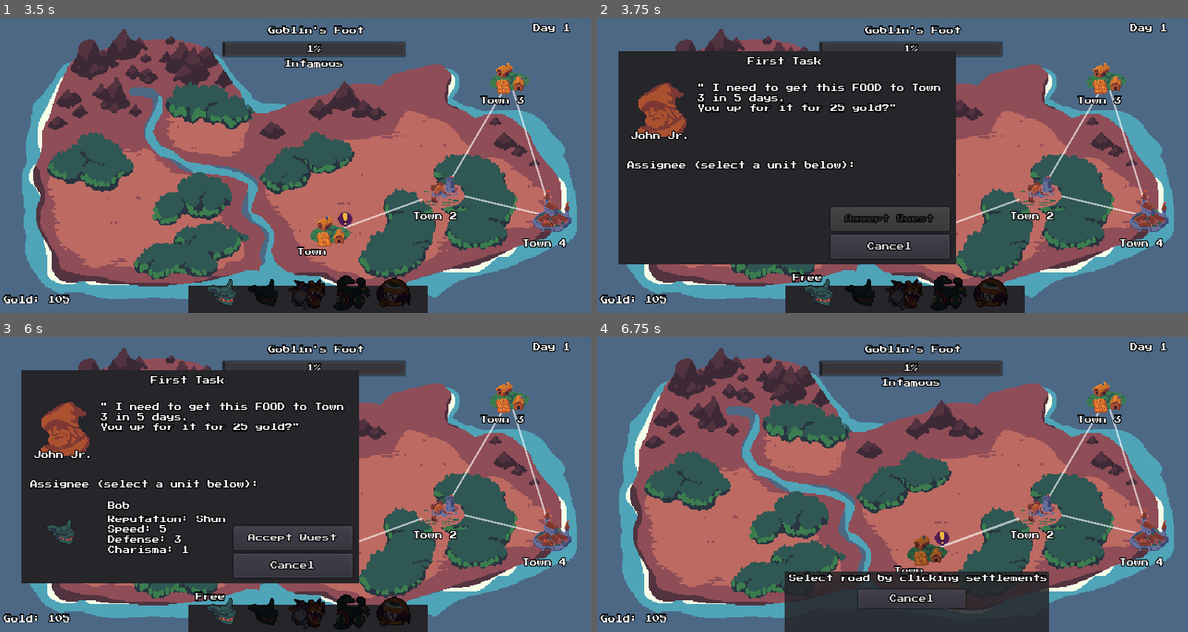
Above: before the commit, frames 1-4 (two rows, left to right).
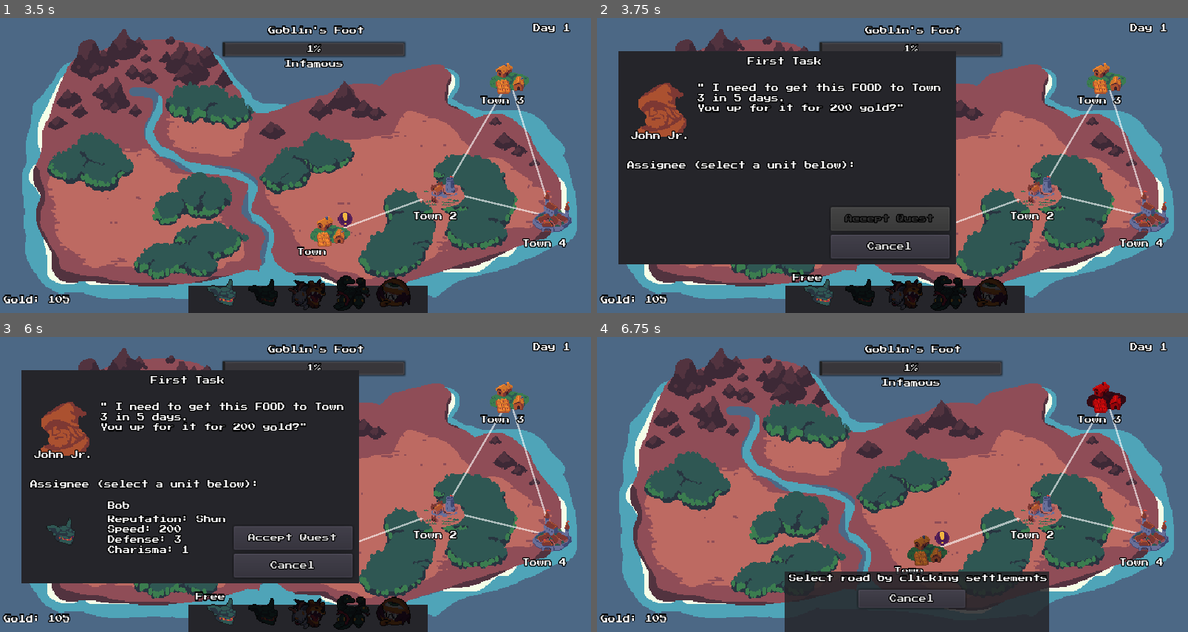
Above: after the commit, the same moments.

Repository: coderaurus/ludumdare-53
Game: Godot game, scene res://scenes/Main.tscn
Same seed, same stepped clock (60 frames per second), same inputs: the game is played once before the commit and once after it. The engine's default icon, where the game draws it, is replaced by a stand-in: a white triangle on a blue panel in a dark square.
Inputs (mouse positions are in pixels of both pictures, inside the frame that each line leads up to):
- Up to frame 1 (3.5 s): click (224, 295) at 0.52 s; click "Next" at 1.25 s; click "Next" at 2 s; click "Begin" at 2.75 s
- Up to frame 2 (3.75 s): click (927, 233) at 3.52 s
- Up to frame 3 (6 s): click "Cancel" at 4.25 s; click (330, 552) at 5.02 s; click (224, 614) at 5.75 s
- Up to frame 4 (6.75 s): click "Accept Quest" at 6.5 s

Frame 1 is identical in both runs. In frame 2, 0.2% of the frame differs, in the area x 40-52%, y 28-32%; in frame 3, 0.3%; in frame 4, 0.4%, in the area x 82-90%, y 15-26%.

Commit message:
Add hiring units Add generating as many quests as needed/possible

Diff:
--- a/scenes/Main.tscn
+++ b/scenes/Main.tscn
@@ -75,7 +75,7 @@
 position = Vector2( 192, 167 )
 script = ExtResource( 10 )
 portrait = ExtResource( 26 )
-speed = 5
+speed = 200
 defense = 3
 hired = true
 
@@ -958,7 +958,6 @@
 text = "Defend yourself"
 
 [node name="Unit" type="Control" parent="UI"]
-visible = false
 margin_right = 40.0
 margin_bottom = 40.0
 theme = ExtResource( 33 )
@@ -1409,7 +1408,7 @@
 [connection signal="pressed" from="UI/Unit Selector/Window/Unit3/Profile" to="UI/Unit Selector/Window/Unit3" method="_on_select"]
 [connection signal="pressed" from="UI/Unit Selector/Window/Unit4/Profile" to="UI/Unit Selector/Window/Unit4" method="_on_select"]
 [connection signal="pressed" from="UI/Unit Selector/Window/Unit5/Profile" to="UI/Unit Selector/Window/Unit5" method="_on_select"]
-[connection signal="pressed" from="UI/Unit/Window/Hire Button" to="UI/Unit/Window" method="_close"]
+[connection signal="pressed" from="UI/Unit/Window/Hire Button" to="UI/Unit/Window" method="_hire"]
 [connection signal="pressed" from="UI/Unit/Window/OK Button" to="UI/Unit/Window" method="_close"]
 [connection signal="pressed" from="UI/Start/Window/Next" to="UI/Start/Window" method="_next"]
 [connection signal="pressed" from="UI/Start/Window2/Next" to="UI/Start/Window" method="_next"]
--- a/scripts/Company.gd
+++ b/scripts/Company.gd
@@ -3,7 +3,7 @@
 class_name Company
 
 export var company_name = "Goblins 'r' Us"
-export var gold = 100
+export var gold = 10000
 export var reputation = 0.0 # percent
 export var reputation_titles = ["Infamous", "Known", "Acknowledged", "Revered"]
 
@@ -36,3 +36,11 @@
 
 	if reputation >= 100 and !System.game.post_game:
 		System.game.game_completed()
+
+
+func units_ready():
+	var ready = 0
+	for u in units.get_children():
+		if u.quest == null and u.hired:
+			ready += 1
+	return ready
--- a/scripts/Game.gd
+++ b/scripts/Game.gd
@@ -39,10 +39,11 @@
 
 
 func start_routing(quest, unit: Unit):
-	UI.start_routing()
+	routing_roads_selected = []
 	routing_quest = quest
 	routing_quest.unit = unit
 	routing_unit = unit
+	UI.start_routing()
 
 func cancel_routing():
 	routing_quest.unit = null
@@ -161,12 +162,13 @@
 		routing_quest.active = true
 		routing_unit.at.quest = routing_quest
 		routing_unit.at.unit = routing_unit
-		UI.routing = false
 		UI.unit_selector.show()
 		UI.hide_quest_at(routing_unit.at)
-		map.disable_roads()
 	else:
 		routing_quest.unit = null
+	map.disable_roads()
+	UI.routing = false
+	UI.enable_all_settlements()
 
 
 func settlement_connections(st: Settlement):
@@ -192,7 +194,14 @@
 
 	q.queue_free()
 
-	$Quests.generate_quest()
+	var units_ready = company.units_ready()
+	var settlements_empty = map.settlements_empty() - $Quests.quests.size()
+	var quests = units_ready
+	if quests > settlements_empty:
+		quests = settlements_empty
+
+	for i in quests:
+		$Quests.generate_quest()
 
 func quest_aborted(q):
 	var reputation = -4
@@ -204,6 +213,7 @@
 
 
 func continue_playing():
+	post_game = true
 	unpause_game()
 
 
--- a/scripts/Quest.gd
+++ b/scripts/Quest.gd
@@ -18,7 +18,7 @@
 var goods_type = GOODS.FOOD
 var goods_type_name = ["FOOD", "ART", "MATERIALS", "JEWELRY"]
 # rewarding
-var reward = 25
+var reward = 200
 
 func get_description():
 	var text = "\""
--- a/scripts/QuestManager.gd
+++ b/scripts/QuestManager.gd
@@ -24,8 +24,7 @@
 	quest.from = System.game.map.get_random_settlement()
 	quest.to = System.game.map.get_random_settlement(quest.from)
 
-	var st = System.game.map.get_settlement_for_quest()
-	st.add_quest(quest)
+	quest.from.add_quest(quest)
 	add_child(quest)
 	return quest
 
--- a/scripts/map/Map.gd
+++ b/scripts/map/Map.gd
@@ -4,6 +4,7 @@
 
 onready var settlements = $Settlements
 
+var last_randomized_st
 
 # Called when the node enters the scene tree for the first time.
 func _ready():
@@ -41,7 +42,7 @@
 func get_road_by_unit(unit: Unit, st : Settlement):
 	for i in $Roads.get_child_count():
 		var r = $Roads.get_child(i)
-		if (r.s_node_a.unit == unit or r.s_node_b.unit == unit) and (r.s_node_a == st or r.s_node_b == st):
+		if (r.s_node_a == unit.at or r.s_node_b == unit.at) and (r.s_node_a == st or r.s_node_b == st):
 			return r
 	return null
 
@@ -105,12 +106,28 @@
 
 
 func get_random_settlement(exclude_st = null):
-	var failsafe = 200
+	var failsafe = 500
+	var rand_st
+	var index
 	while failsafe > 0:
-		var rng = randi() * settlements.get_child_count()
-		var index = clamp(rng, 0, settlements.get_child_count() - 1)
-		var rand_st = settlements.get_child(index)
-		if !rand_st.quest and (exclude_st != null or rand_st != exclude_st):
+		var rng = int(rand_range(0, settlements.get_child_count()))
+		index = clamp(rng, 0, settlements.get_child_count() - 1)
+		rand_st = settlements.get_child(index)
+		if last_randomized_st != rand_st and !rand_st.quest and (exclude_st == null or rand_st != exclude_st):
+			last_randomized_st = rand_st
 			return rand_st
 		failsafe -= 1
-	return null
+	if settlements.get_child_count() < index + 1:
+		rand_st = settlements.get_child(index+1)
+	elif 0 <= index - 1:
+		rand_st = settlements.get_child(index-1)
+	last_randomized_st = rand_st
+	return rand_st
+
+
+func settlements_empty():
+	var empty = 0
+	for s in settlements.get_children():
+		if s.quest == null:
+			empty += 1
+	return empty
--- a/scripts/map/Settlement.gd
+++ b/scripts/map/Settlement.gd
@@ -24,7 +24,7 @@
 	print("Entering %s" % settlement_name)
 
 	if quest != null:
-		System.game.UI.open_quest(self, quest, unit)
+		System.game.UI.open_quest(self, quest)
 	elif event != null:
 		System.game.UI.open_settlement(self, event)
 	else:
--- a/scripts/map/Unit.gd
+++ b/scripts/map/Unit.gd
@@ -60,7 +60,7 @@
 		target = path[0].s_node_a
 		distance = (at.position as Vector2).distance_to(target.position)
 		travel_time = distance / speed * 0.7
-		tween.tween_property(self, "position", target.position, travel_time)
+		tween.tween_property(self, "position", target.position, travel_time).from(at.position)
 	# check events after movement
 	yield(tween, "finished")
 	target.visited = true
--- a/scripts/ui/Settlement_Button.gd
+++ b/scripts/ui/Settlement_Button.gd
@@ -40,7 +40,7 @@
 
 func disable():
 	$TextureButton.disabled = true
-	$TextureButton.modulate = Color.gray
+	$TextureButton.modulate = Color.darkgray
 
 
 func enable():
@@ -62,3 +62,7 @@
 
 func hide_event():
 	event_marker.visible = false
+
+
+func mark_route_target():
+	$TextureButton.modulate = Color.crimson
--- a/scripts/ui/UIManager.gd
+++ b/scripts/ui/UIManager.gd
@@ -63,8 +63,8 @@
 
 
 func open_quest(st: Settlement, quest, u: Unit = null):
-	if quest == null:
-		quest = st.quest
+#	if quest == null:
+#		quest = st.quest
 	quest_window.open(st, quest, u)
 	selecting_quest = true
 	unit_selector.check_units()
@@ -158,12 +158,15 @@
 	routing = true
 	route_selction.open()
 	unit_selector.hide()
+	init_settlements_for_routing(System.game.routing_quest.from, System.game.routing_quest.to)
 
 
 func cancel_routing(q, u: Unit):
 	routing = false
 	unit_selector.show()
 	open_quest(q.from, q)
+	enable_all_settlements()
+	System.game.map.disable_roads()
 
 
 func show_route_confirmation():
@@ -204,3 +207,18 @@
 	for s in settlements.get_children():
 		if s.s_node == st:
 			s.hide_event()
+
+
+func init_settlements_for_routing(start_st, end_st):
+	for s in settlements.get_children():
+		if s.s_node == start_st:
+			s.disable()
+		else:
+			s.enable()
+
+			if s.s_node == end_st:
+				s.mark_route_target()
+
+func enable_all_settlements():
+	for s in settlements.get_children():
+		s.enable()
--- a/scripts/ui/Unit_Selector_Window.gd
+++ b/scripts/ui/Unit_Selector_Window.gd
@@ -9,6 +9,7 @@
 		var unit = company.units.get_child(i)
 		unit_button.unit = unit
 		unit_button.init(unit)
+
 
 func hide():
 	var tween = get_tree().create_tween()
@@ -24,10 +25,10 @@
 		unit_button.show_availability()
 
 
-func disable_buttons():
-	for i in get_child_count():
-		var unit_button : Unit_Toolbar_Button = get_child(i)
-		unit_button.disable()
+#func disable_buttons():
+#	for i in get_child_count():
+#		var unit_button : Unit_Toolbar_Button = get_child(i)
+#		unit_button.disable()
 
 
 func clear_units():
--- a/scripts/ui/Unit_Toolbar_Button.gd
+++ b/scripts/ui/Unit_Toolbar_Button.gd
@@ -9,16 +9,14 @@
 func init(u: Unit):
 	if u != unit:
 		unit = u
+
 	$Profile.disabled = false
 	$Profile.texture_normal = u.portrait
 	$Profile.modulate = Color.white
 	$Status.text = ""
 
 	if not u.hired:
-		if !u.is_hirable():
-			$Profile.modulate = Color(0.2, 0.2, 0.2)
-		else:
-			$Profile.modulate = Color.white
+		$Profile.modulate = Color(0.2, 0.2, 0.2)
 
 
 func hide_status():
@@ -45,7 +43,6 @@
 		System.game.UI.select_unit(unit)
 	else:
 		System.game.UI.open_unit(unit)
-		disable()
 
 
 func clear():
@@ -54,3 +51,4 @@
 
 func disable():
 	$Profile.disabled = true
+	print("%s disabled" % unit.unit_name)
--- a/scripts/ui/Unit_Window.gd
+++ b/scripts/ui/Unit_Window.gd
@@ -9,11 +9,15 @@
 onready var unit_name = $Name
 onready var stats = $Stats
 
+var inspected_unit = null
+var is_open = false
+
 # Called when the node enters the scene tree for the first time.
 func _ready():
 	pass # Replace with function body.
 
 func open(unit: Unit):
+	inspected_unit = unit
 	profile.texture = unit.portrait
 	type.text = unit.unit_type_names[unit.unit_type]
 	unit_name.text = unit.unit_name
@@ -29,10 +33,23 @@
 	else:
 		$"Hire Button".visible = false
 
-	var tween = get_tree().create_tween()
-	tween.tween_property(self, "rect_position", Vector2.UP * 220, 0.1).as_relative()
+	if !is_open:
+		var tween = get_tree().create_tween()
+		tween.tween_property(self, "rect_position", Vector2.UP * 240, 0.1).as_relative()
+		is_open = true
 
 func _close():
+	is_open = false
+	inspected_unit = null
 	var tween = get_tree().create_tween()
-	tween.tween_property(self, "rect_position", Vector2.DOWN * 220, 0.1).as_relative()
+	tween.tween_property(self, "rect_position", Vector2.DOWN * 240, 0.1).as_relative()
 	System.game.UI.clear_unit_selector()
+
+
+func _hire():
+	print("Hiring %s" % inspected_unit.unit_name)
+	# reduce company funds
+	# tap unit to hired
+	System.game.company.gold -= inspected_unit.pay
+	inspected_unit.hired = true
+	$"Hire Button".visible = false
